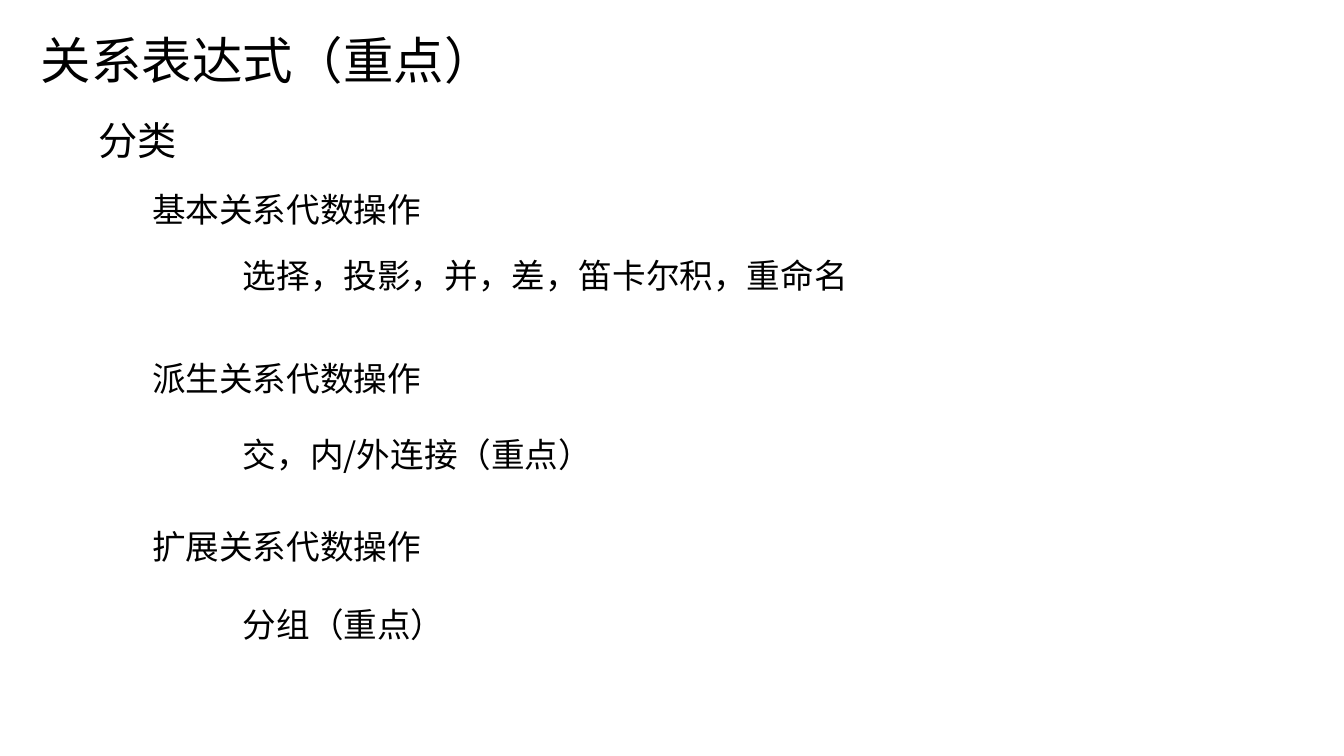
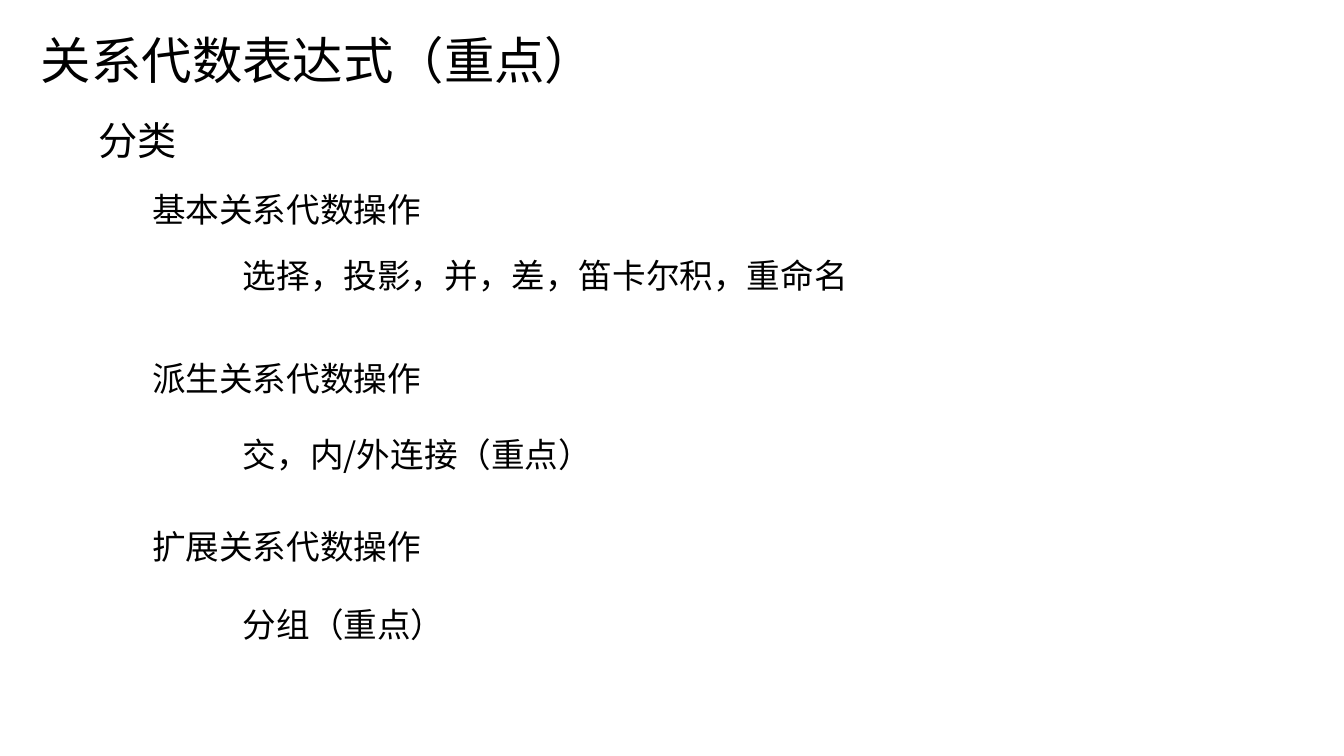
Before and after one commit to y-tanx/HIT-Database-Systems-Course, a slide deck: slide 17 of 第2章 关系数据库/第2章关系数据库.pptx. Drawn at 1344x756 pixels with LibreOffice and Linux fonts; fonts in the diff are those of the drawing. Boxes give left, top, right and bottom in pixels: in the first picture for what was removed or moved away, otherwise in the second. Text is boxed around its words. In the diff, an @@ line names an element or a change of style, - is before the commit and + after.

Commit message:
Fix: 第2章关系数据库 PPT 修改了拼写错误，调整了结构

```diff
--- a/第2章 关系数据库/第2章关系数据库.pptx
+++ b/第2章 关系数据库/第2章关系数据库.pptx
@@ text at (41,36,595,84): text changed @@
-关系表达式（重点）
+关系代数表达式（重点）
```
Also in this commit, not shown: 12 other slides changed.
